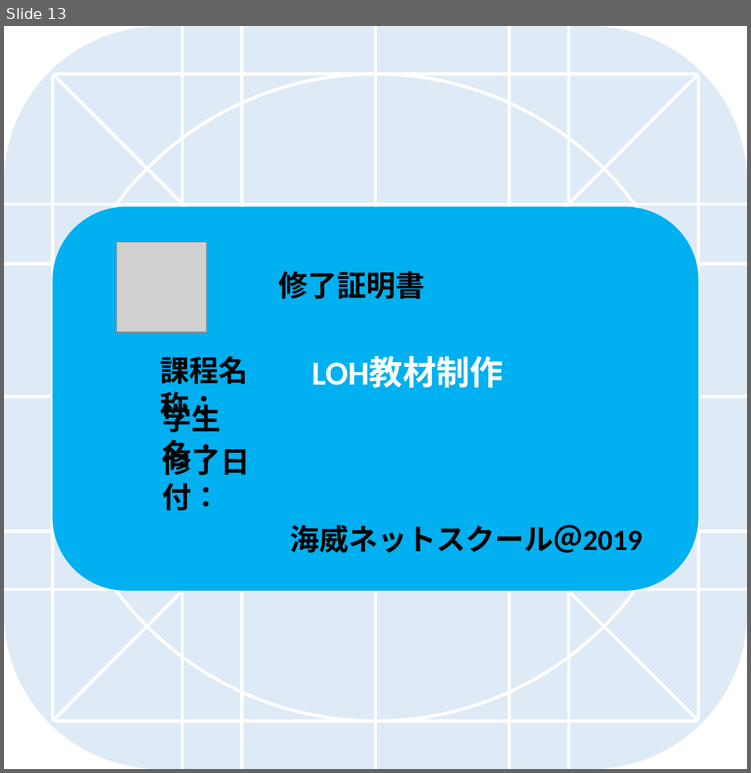
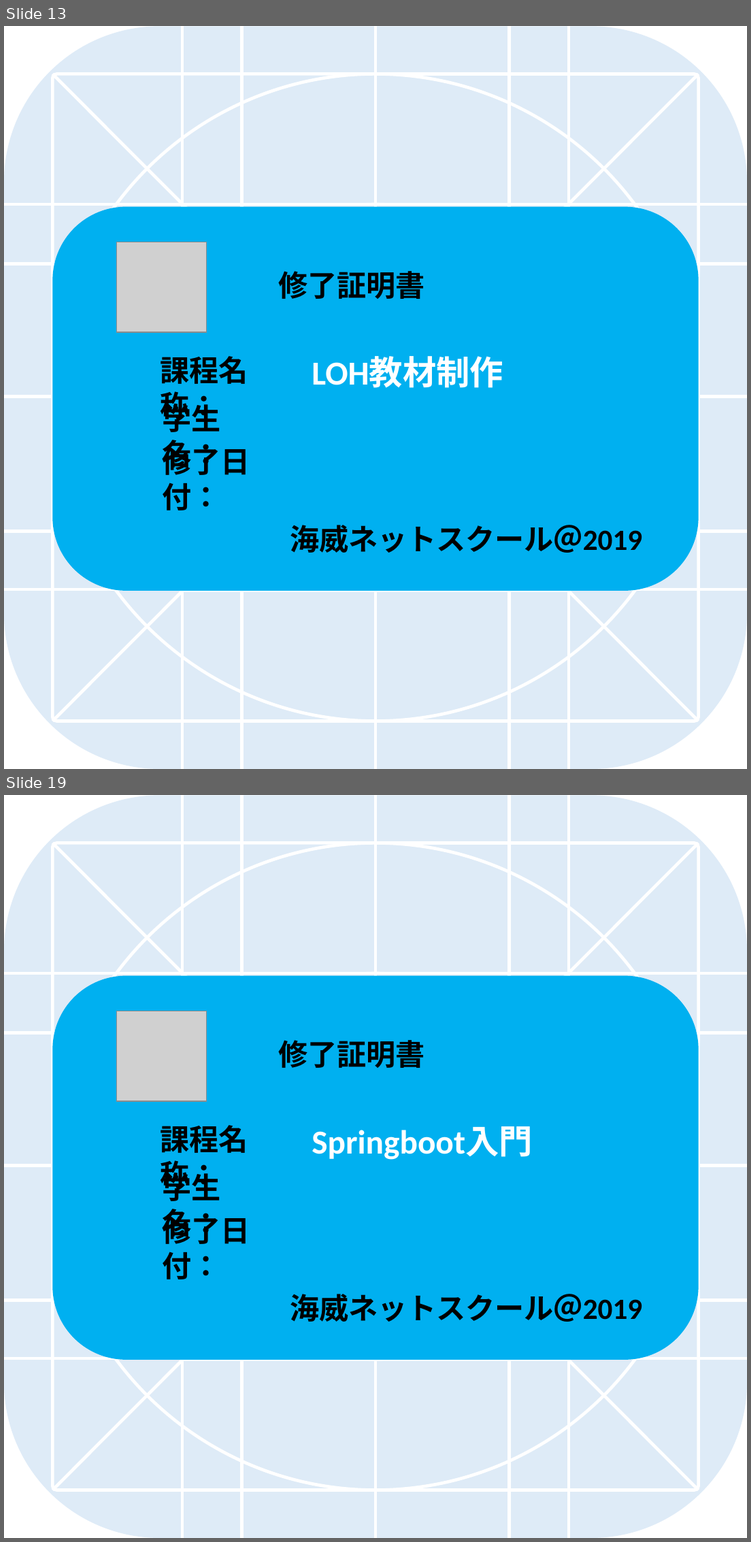
Before and after one commit to tangzitong/wohApp, a slide deck: design/icon-template.pptx. Shown one above the other, each under a label of ours: slide 13 before the commit, slides 13 and 19 after it; the slides between them are not shown. The pictures are 751x773 and 751x1542 pixels, drawn with LibreOffice and Linux fonts; fonts in the diff are those of the drawing; grey boxes stand for pictures. Boxes give left, top, right and bottom in pixels: in the first picture for what was removed or moved away, otherwise in the second. Text is boxed around its words. In the diff, an @@ line names an element or a change of style, - is before the commit and + after.

```diff
--- a/design/icon-template.pptx
+++ b/design/icon-template.pptx
@@ slide 19 added at bbox=[4, 795, 747, 1538], background #FFFFFF @@
@@ rounded rectangle added at bbox=[52, 975, 698, 1359], fill #00B0F0 @@
@@ picture added at bbox=[116, 1011, 206, 1100] @@
@@ text added at bbox=[278, 1040, 424, 1068], 28 pt, text #000000, bold @@
+修了証明書
@@ text added at bbox=[160, 1125, 248, 1192], 28 pt, text #000000, bold @@
+課程名称：
@@ text added at bbox=[311, 1126, 532, 1159], 32 pt, text #FFFFFF, bold @@
+Springboot入門
@@ group added at bbox=[4, 795, 747, 1538]: 12 lines, 5 rounded rectangles @@
@@ text added at bbox=[162, 1168, 221, 1240], 28 pt, text #000000, bold @@
+学生名：
@@ text added at bbox=[162, 1212, 250, 1279], 28 pt, text #000000, bold @@
+修了日付：
@@ text added at bbox=[290, 1293, 642, 1321], 28 pt, text #000000, bold @@
+海威ネットスクール＠2019
```
Also in this commit, not shown: 5 other slides added, 7 other files.
